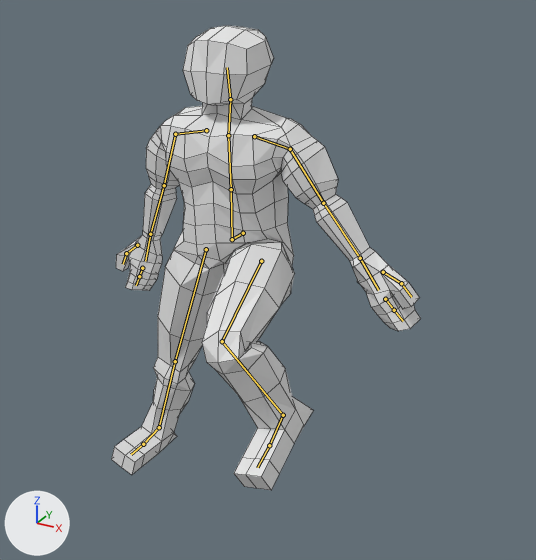
Renders of the Blender file boneco.blend from each side of a commit.
Before and after are seen from a 50 mm camera at (6.99, -11.43, 4.33) aimed at (0.98, -0.5, -1.13). Every picture has the same lights, and +X, +Y and +Z are marked at lower left. Both versions are drawn at the pose saved in each file; the numbers are the values there. The bones that bend it are drawn over the model as lines. Mesh edges are drawn as thin lines.
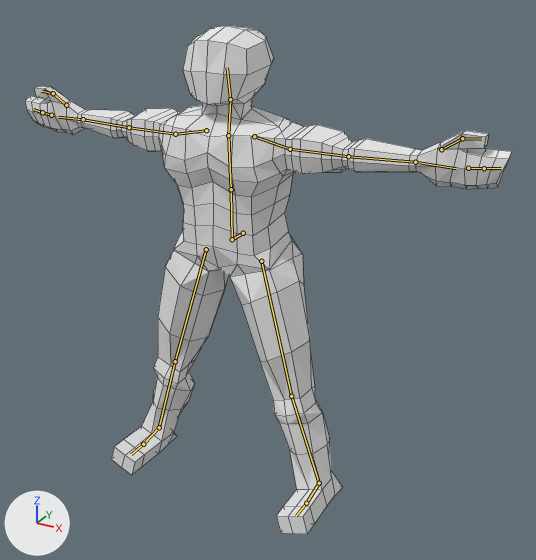
Edits to the bpy script that builds the scene:
```text
Change bone_braco_l:
    where bone_braco_l = bpy.data.objects['Armature'].pose.bones['braco.l']  # child of 'ombro.l'
    bone_braco_l.rotation_quaternion: (0.895, -0.001, 0.0, -0.446) -> (1.0, 0.0, 0.0, 0.0)  # degrees (0, 0, -53) -> degrees (0, 0, 0)
Change bone_munheca_l:
    where bone_munheca_l = bpy.data.objects['Armature'].pose.bones['munheca.l']  # child of 'antebraco.l'
    bone_munheca_l.scale: (1.0, 1.0, 2.28) -> (1.0, 1.0, 1.0)
Change bone_braco_l_001:
    where bone_braco_l_001 = bpy.data.objects['Armature'].pose.bones['braco.l.001']  # child of 'ombro.l.001'
    bone_braco_l_001.rotation_quaternion: (0.809, 0.002, 0.0, 0.588) -> (1.0, 0.0, 0.0, 0.0)  # degrees (0, 0, 72) -> degrees (0, 0, 0)
Change bone_coxa_l:
    where bone_coxa_l = bpy.data.objects['Armature'].pose.bones['Coxa.l']  # child of 'Root'
    bone_coxa_l.rotation_quaternion: (0.765, 0.618, -0.179, 0.012) -> (1.0, 0.0, 0.0, 0.0)  # degrees (80, -17, -12) -> degrees (0, 0, 0)
Change bone_canela_l:
    where bone_canela_l = bpy.data.objects['Armature'].pose.bones['Canela.l']  # child of 'Coxa.l'
    bone_canela_l.rotation_quaternion: (0.603, -0.76, 0.243, 0.01) -> (1.0, 0.0, 0.0, 0.0)  # degrees (-107, 18, -22) -> degrees (0, 0, 0)
```

Pixel boxes [x1, y1, x2, y2] of what changed, in the pictures (536 x 560 px):
'Cube.001', posed (57% wider, 9% taller)
    before: [111, 25, 421, 490]
    after: [25, 25, 512, 534]
bone 'braco.l', root to tip
    before: (290, 149) to (323, 203)
    after: (290, 149) to (348, 156)
bone 'munheca.l', root to tip
    before: (360, 258) to (378, 290)
    after: (415, 162) to (456, 168)
bone 'braco.l.001', root to tip
    before: (175, 134) to (164, 185)
    after: (175, 134) to (129, 127)
bone 'Coxa.l', root to tip
    before: (261, 261) to (222, 341)
    after: (261, 261) to (291, 396)
bone 'Canela.l', root to tip
    before: (222, 341) to (283, 415)
    after: (291, 396) to (319, 483)
